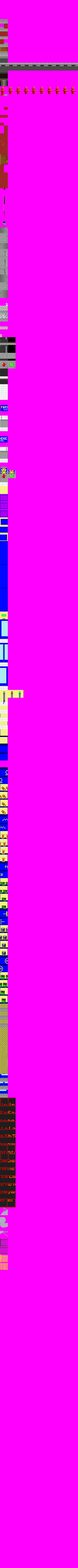
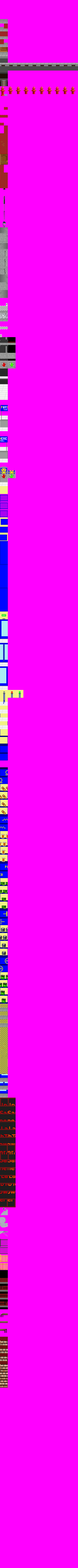
Layered file, before and after one edit (78px x 1568px). Changes by layer:
added group "lab" with 15 layers above "zäune" over [0, 1270, 8, 1388]
added layer "Eingefügte Ebene #105" in group "lab" over [0, 1379, 8, 1388]
added layer "Eingefügte Ebene #104" in group "lab" over [0, 1372, 8, 1380]
added layer "Eingefügte Ebene #103" in group "lab" over [0, 1364, 8, 1372]
added layer "Eingefügte Ebene #102" in group "lab" over [0, 1356, 8, 1365]
added layer "Eingefügte Ebene #101" in group "lab" over [0, 1348, 8, 1357]
added layer "Eingefügte Ebene #100" in group "lab" over [0, 1340, 8, 1349]
added layer "Eingefügte Ebene #99" in group "lab" over [0, 1336, 8, 1341]
added layer "Eingefügte Ebene #98" in group "lab" over [0, 1328, 7, 1333]
added layer "Eingefügte Ebene #97" in group "lab" over [0, 1321, 8, 1323]
added layer "Eingefügte Ebene #96" in group "lab" over [0, 1313, 8, 1318]
added layer "Eingefügte Ebene #95" in group "lab" over [0, 1301, 8, 1310]
added layer "Eingefügte Ebene #94" in group "lab" over [0, 1293, 8, 1302]
added layer "Eingefügte Ebene #93" in group "lab" over [0, 1285, 8, 1294]
added layer "Eingefügte Ebene #92" in group "lab" over [0, 1277, 8, 1286]
added layer "Eingefügte Ebene #55" in group "lab" over [0, 1270, 8, 1278]
